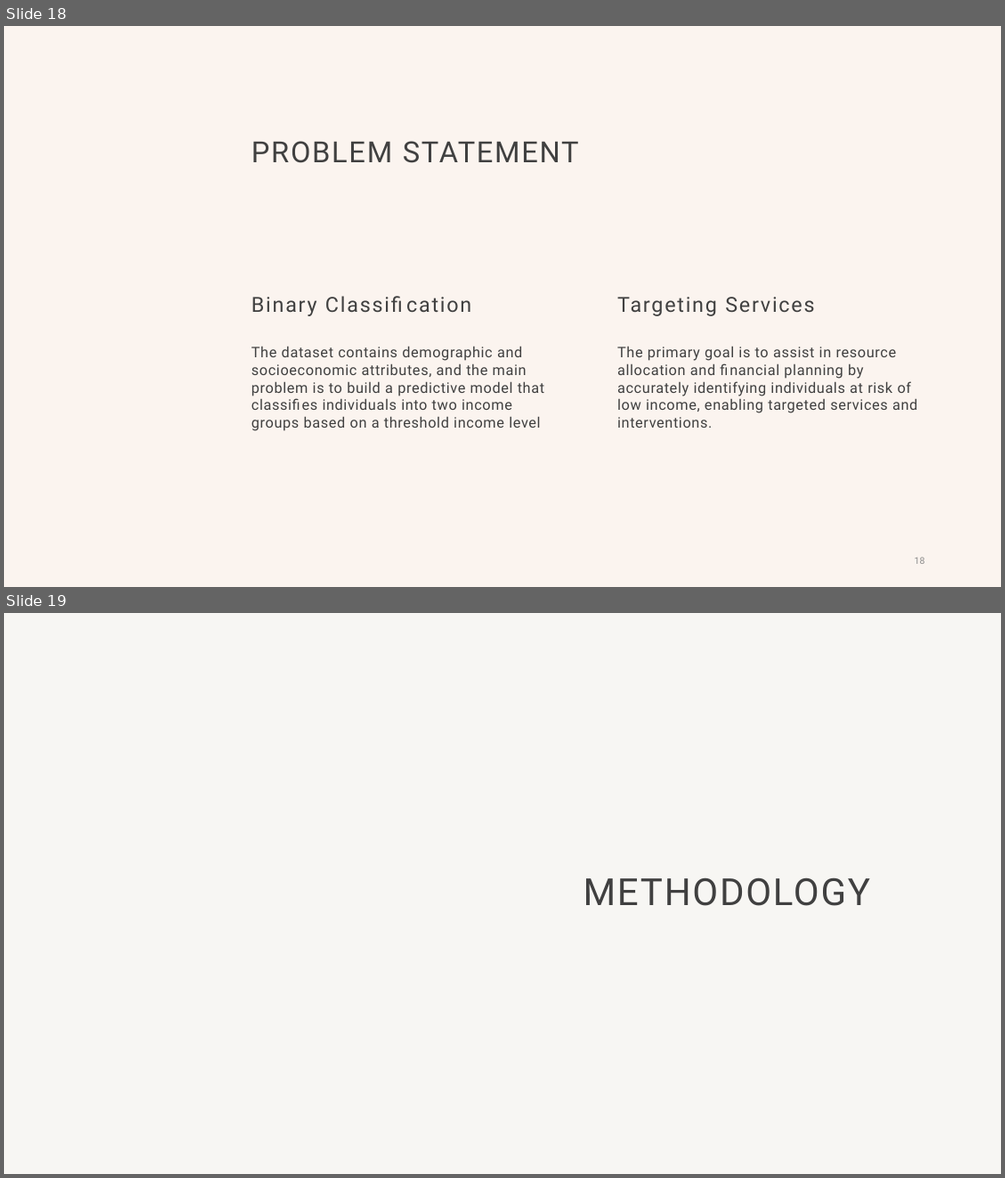
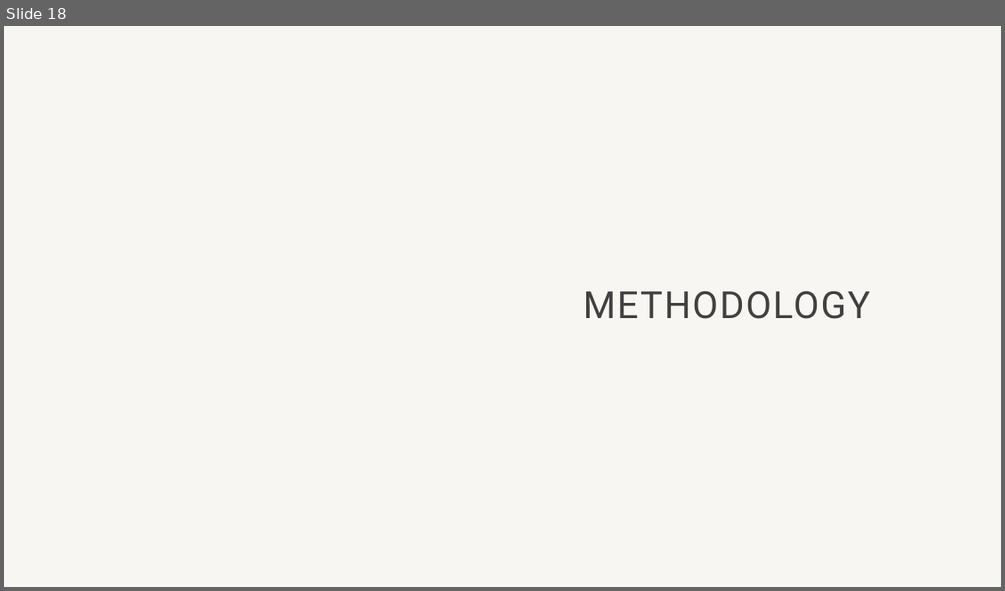
Before and after one commit to Hetansh-patel/used_car_price_prediction, a slide deck: Used Car price prediction.pptx. Shown one above the other, each under a label of ours: slides 18 and 19 before the commit, slide 18 after it. The pictures are 1005x1178 and 1005x591 pixels, drawn with LibreOffice and Linux fonts; fonts in the diff are those of the drawing; background and template pictures are left out. Boxes give left, top, right and bottom in pixels: in the first picture for what was removed or moved away, otherwise in the second. Text is boxed around its words. In the diff, an @@ line names an element or a change of style, - is before the commit and + after.

```diff
--- a/Used Car price prediction.pptx
+++ b/Used Car price prediction.pptx
@@ slide 18 removed at <box>4,26,1001,587</box>, background #FBF4EF @@
@@ title removed at <box>251,141,579,163</box> @@
-PROBLEM STATEMENT
@@ text removed at <box>251,297,317,316</box> @@
-Binary Classification
@@ text removed at <box>617,297,814,316</box> @@
-Targeting Services
@@ text removed at <box>251,346,544,431</box> @@
-The dataset contains demographic and socioeconomic attributes, and the main problem is to build a predictive model that classifies individuals into two income groups based on a threshold income level
@@ text removed at <box>617,346,917,427</box> @@
-The primary goal is to assist in resource allocation and financial planning by accurately identifying individuals at risk of low income, enabling targeted services and interventions.
@@ page number removed at <box>914,556,925,564</box> @@
-18
@@ what was slide 19 is now slide 18 @@
```
Also in this commit, not shown: 5 slides changed, 2 slides added, 5 other slides removed.
